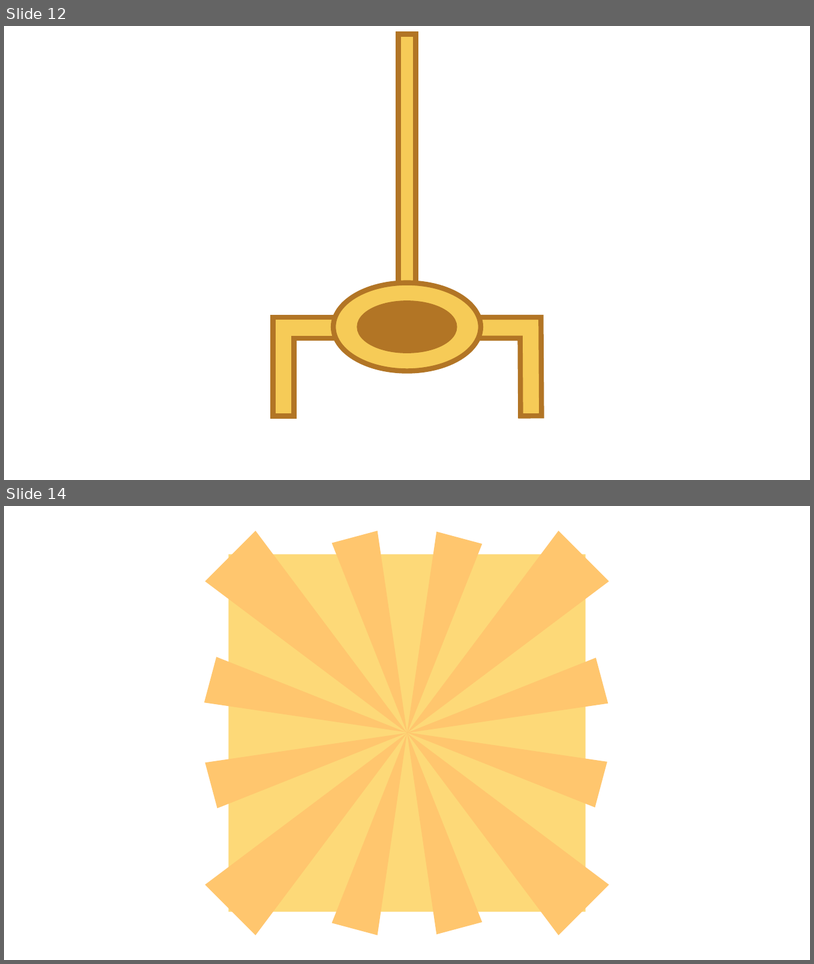
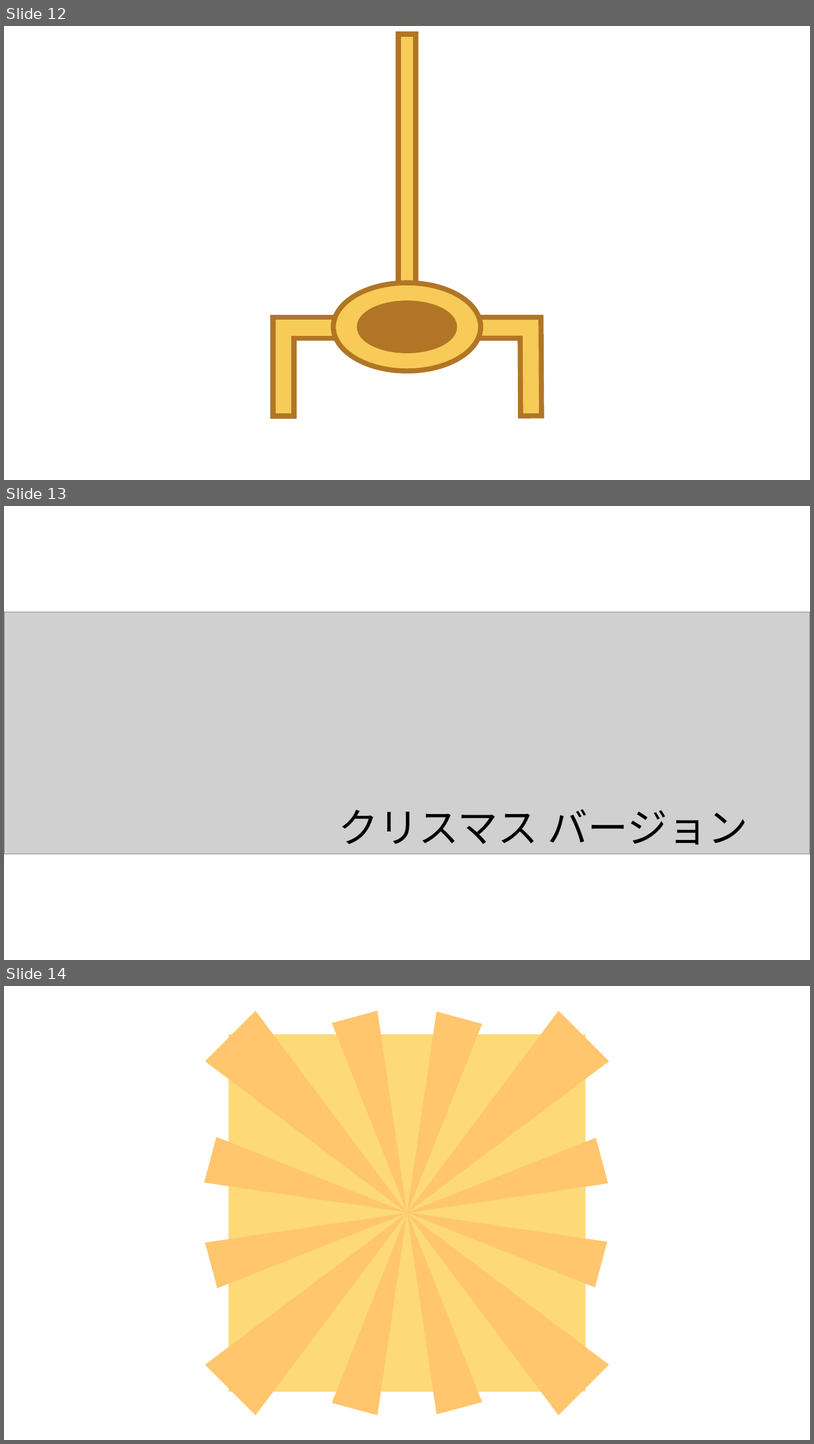
Before and after one commit to fai227/ball-game, a slide deck: _other/イメージ.pptx. Shown one above the other, each under a label of ours: slides 12 and 14 before the commit, slides 12, 13 and 14 after it; the slides between them are not shown. The pictures are 814x964 and 814x1444 pixels, drawn with LibreOffice and Linux fonts; fonts in the diff are those of the drawing; grey boxes stand for pictures. Boxes give left, top, right and bottom in pixels: in the first picture for what was removed or moved away, otherwise in the second. Text is boxed around its words. In the diff, an @@ line names an element or a change of style, - is before the commit and + after.

```diff
--- a/_other/イメージ.pptx
+++ b/_other/イメージ.pptx
@@ slide 13 added at [4,506,810,960], background #FFFFFF @@
@@ picture added at [4,612,810,854] @@
@@ text added at [338,809,749,844], 48 pt, text #000000 @@
+クリスマス バージョン
```
Also in this commit, not shown: 2 other slides added, 1 slide removed, 7 other files.
